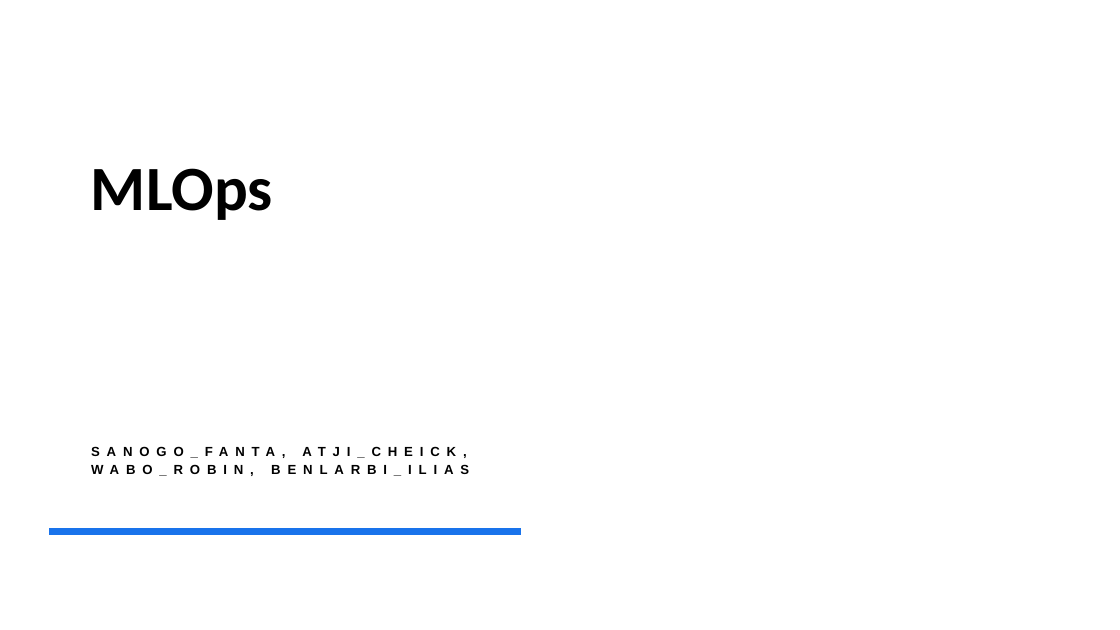
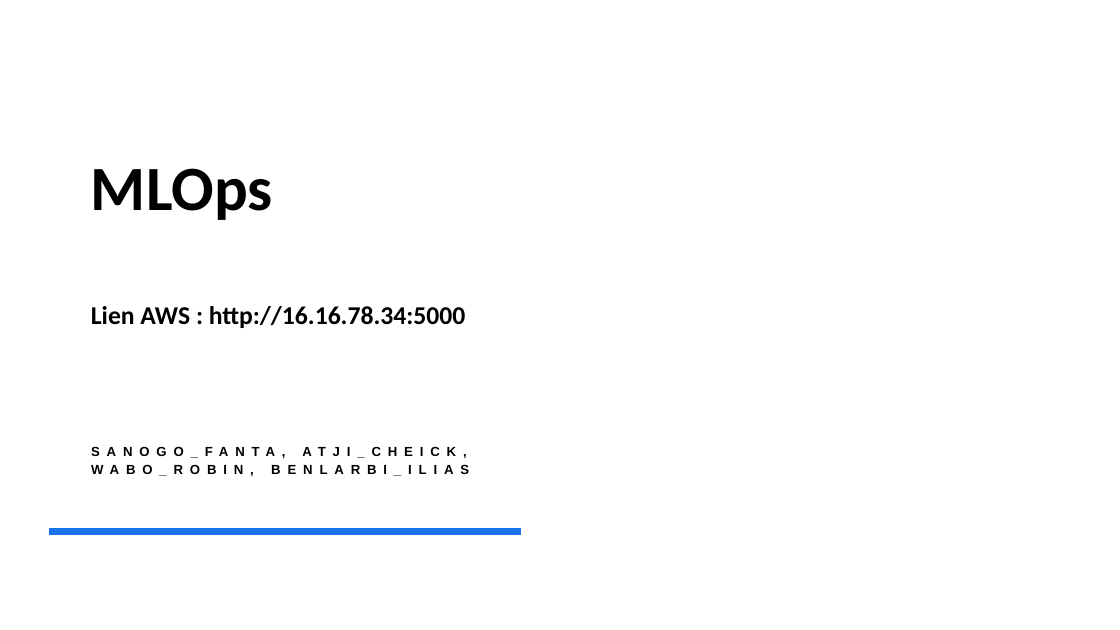
Before and after one commit to Atji00/FricMlops, a slide deck: slide 1 of Presentation.pptx. Drawn at 1120x630 pixels with LibreOffice and Linux fonts; fonts in the diff are those of the drawing; background and template pictures are left out. Boxes give left, top, right and bottom in pixels: in the first picture for what was removed or moved away, otherwise in the second. Text is boxed around its words. In the diff, an @@ line names an element or a change of style, - is before the commit and + after.

Commit message:
final commit

```diff
--- a/Presentation.pptx
+++ b/Presentation.pptx
@@ title at bbox=[91, 168, 465, 328]: text changed; size 54 to 22 pt @@
-MLOps
+MLOps
+Lien AWS : http://16.16.78.34:5000
```
